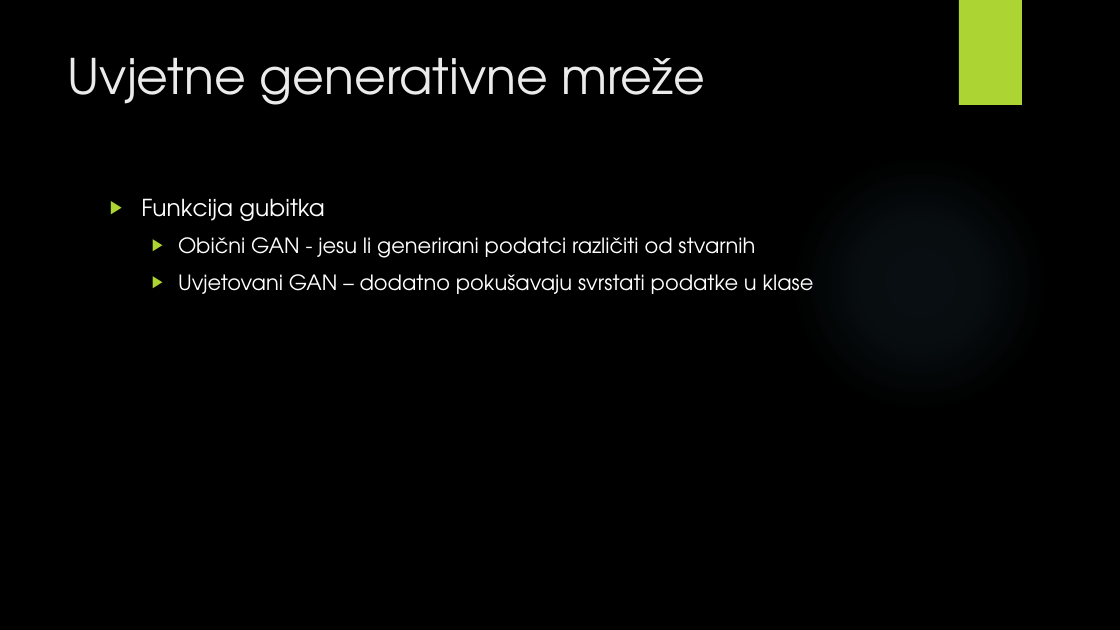
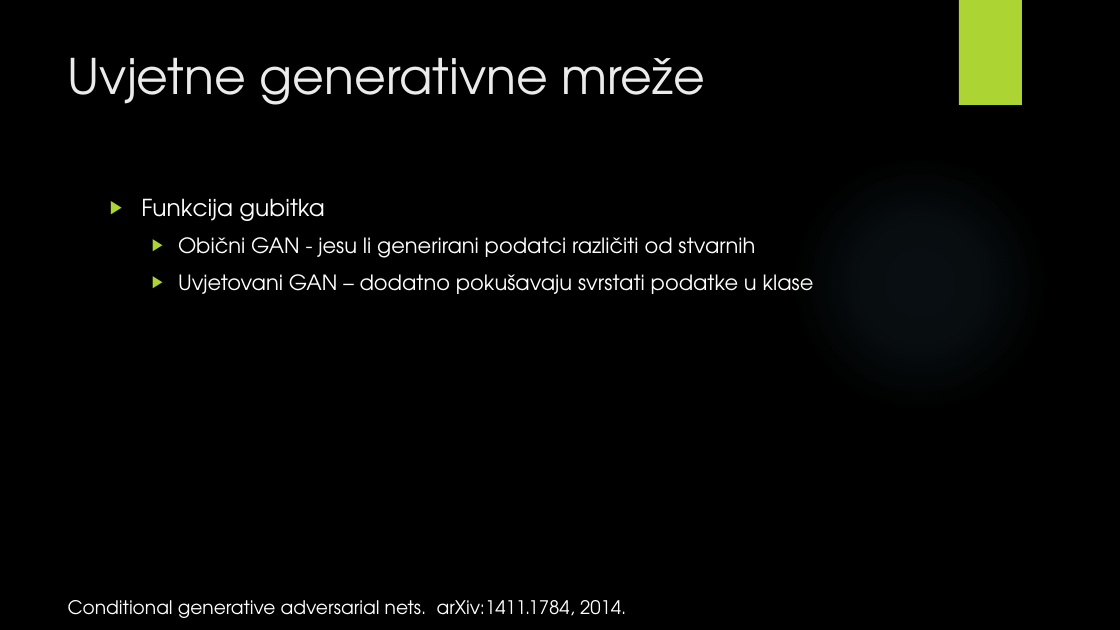
Before and after one commit to v-silverfin/fer-graduate-seminar, a slide deck: slide 9 of kvukic-seminar-presentation-2018.pptx (slide 10 before the commit). Drawn at 1120x630 pixels with LibreOffice and Linux fonts; fonts in the diff are those of the drawing; background and template pictures are left out. Boxes give left, top, right and bottom in pixels: in the first picture for what was removed or moved away, otherwise in the second. Text is boxed around its words. In the diff, an @@ line names an element or a change of style, - is before the commit and + after.

```diff
--- a/kvukic-seminar-presentation-2018.pptx
+++ b/kvukic-seminar-presentation-2018.pptx
@@ text added at (x1=68, y1=600, x2=626, y2=618), 16 pt, text #FFFFFF @@
+Conditional generative adversarial nets. arXiv:1411.1784, 2014.
```
Also in this commit, not shown: 11 other slides changed, 2 slides added, 1 slide removed.
